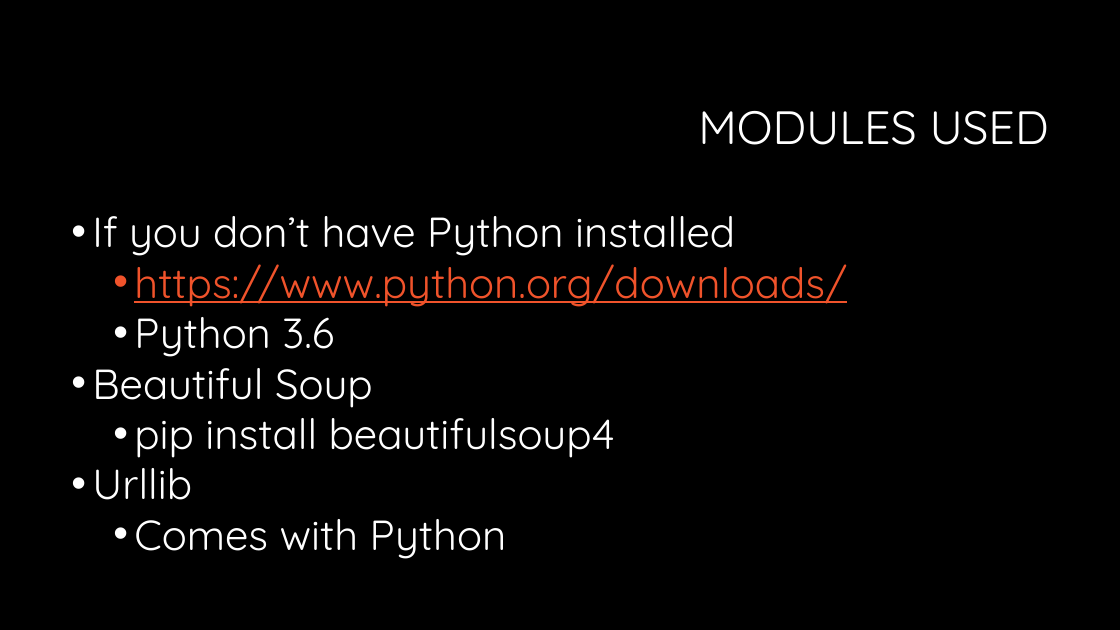
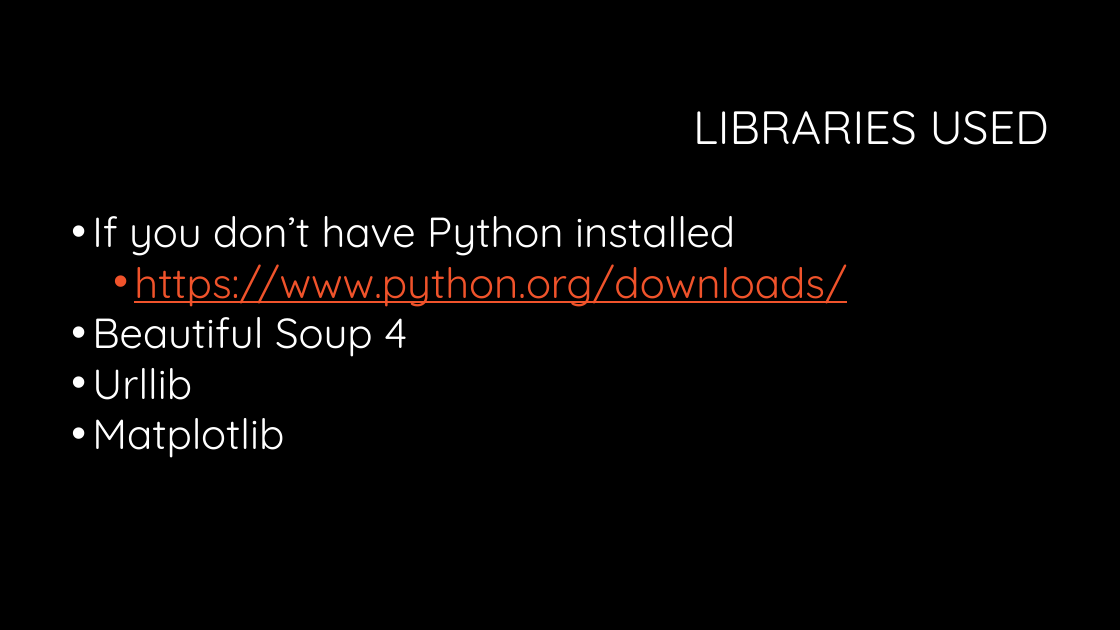
Before and after one commit to lawja/webscraping_ws, a slide deck: slide 4 of Webscraping.pptx. Drawn at 1120x630 pixels with LibreOffice and Linux fonts; fonts in the diff are those of the drawing; background and template pictures are left out. Boxes give left, top, right and bottom in pixels: in the first picture for what was removed or moved away, otherwise in the second. Text is boxed around its words. In the diff, an @@ line names an element or a change of style, - is before the commit and + after.

```diff
--- a/Webscraping.pptx
+++ b/Webscraping.pptx
@@ title at (x1=693, y1=111, x2=1049, y2=145): text changed @@
-MODULES USED
+LIBRARIES USED
@@ text at (x1=92, y1=305, x2=407, y2=357): text changed @@
-  • Python 3.6
-• Beautiful Soup
-  • pip install beautifulsoup4
+• Beautiful Soup 4
@@ text at (x1=92, y1=418, x2=284, y2=458): text changed @@
-  • Comes with Python
+• Matplotlib
```
Also in this commit, not shown: 1 other slide changed, 1 other file.
